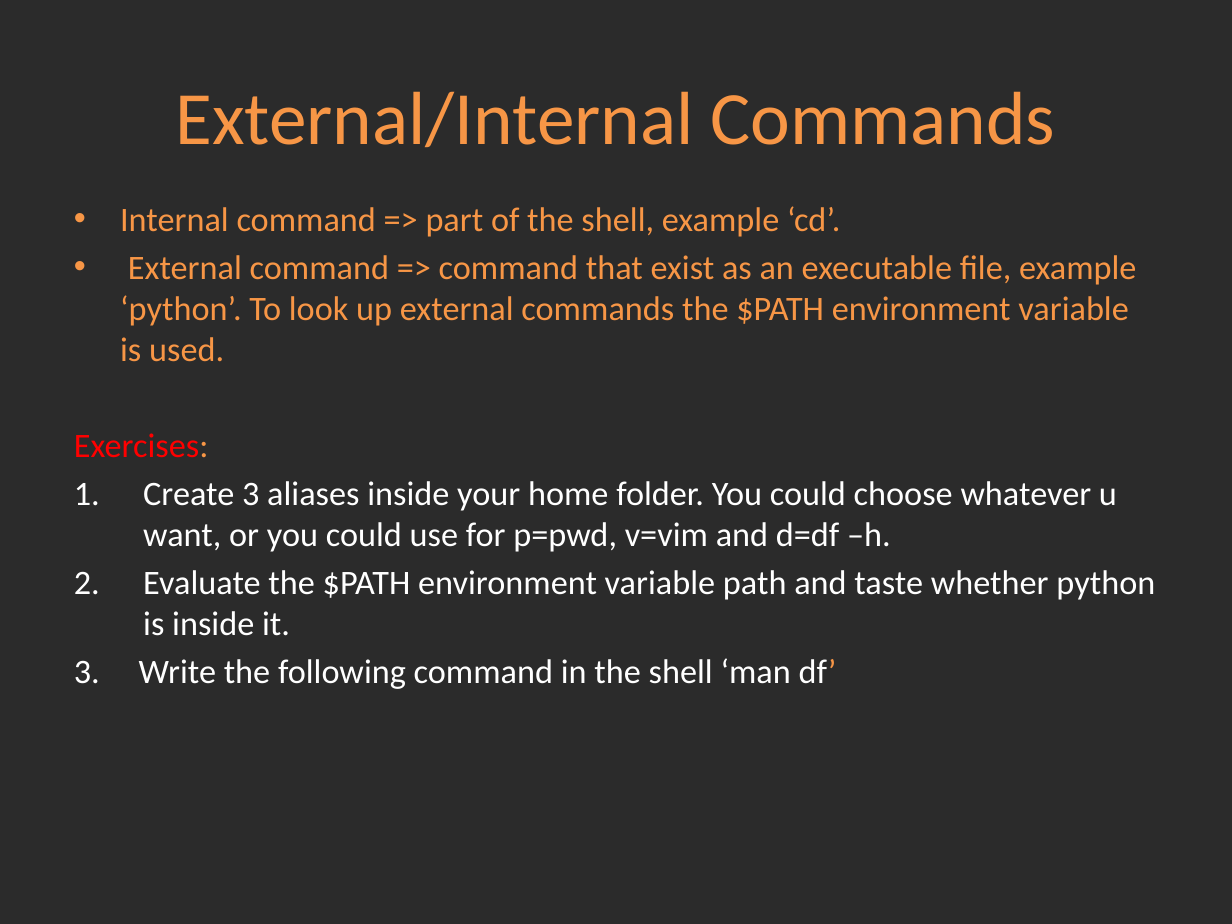
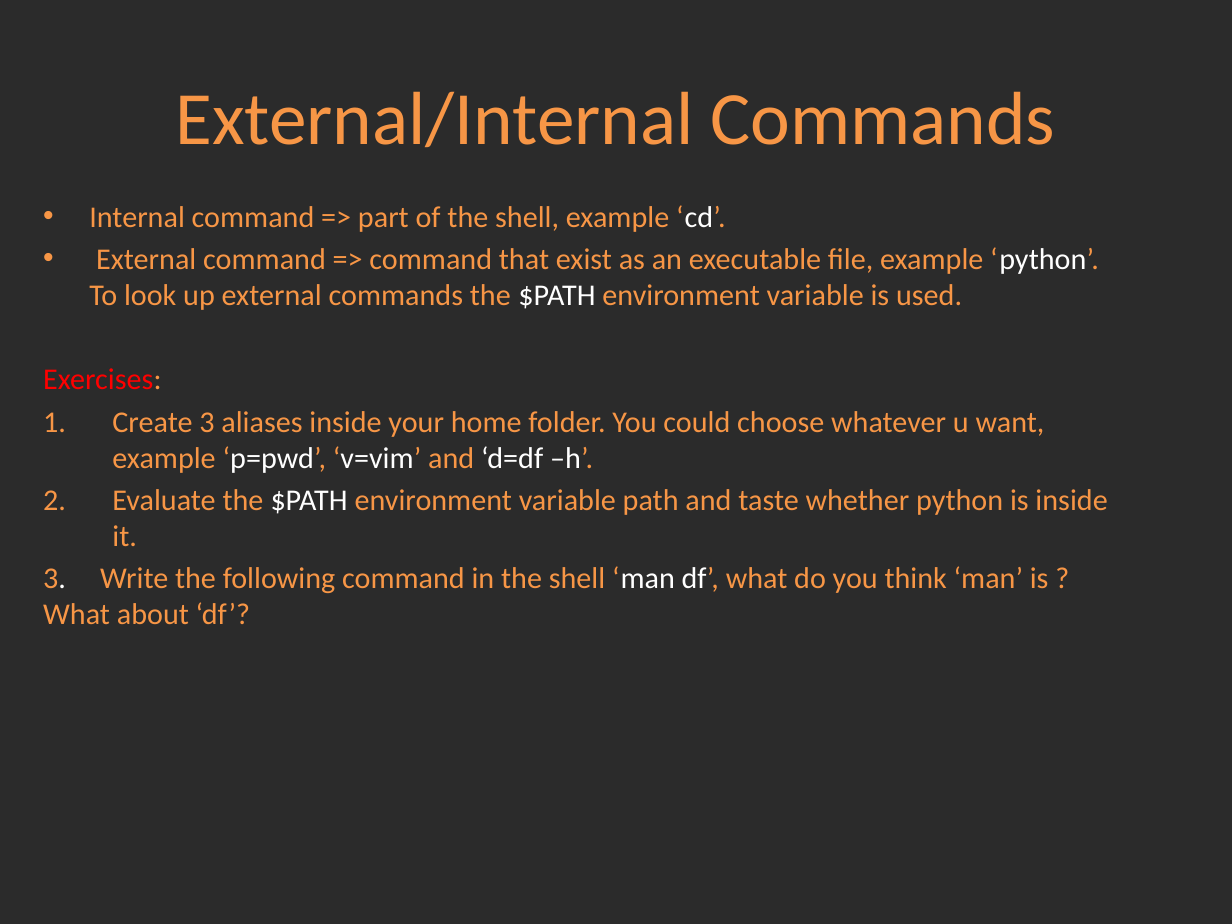
Before and after one commit to Academy-Soft-Intellect/Linux-Course, a slide deck: slide 2 of 2.Using_Essential_Tools/02-UsingEssentialTools.pptx. Drawn at 1232x924 pixels with LibreOffice and Linux fonts; fonts in the diff are those of the drawing; background and template pictures are left out; a plain dark background stands for a picture behind light text. Boxes give left, top, right and bottom in pixels: in the first picture for what was removed or moved away, otherwise in the second. Text is boxed around its words. In the diff, an @@ line names an element or a change of style, - is before the commit and + after.

```diff
--- a/2.Using_Essential_Tools/02-UsingEssentialTools.pptx
+++ b/2.Using_Essential_Tools/02-UsingEssentialTools.pptx
@@ text "Internal command => part of ...": place and size @@
-text "Internal command => part of ..." at (74, 206, 1155, 689)
+text "Internal command => part of ..." at (43, 205, 1107, 624)
@@ text at (43, 205, 1107, 546): size 20 to 17.6 pt in "Internal command => part of the shell, ...", "External command => command that exist as ...", "Exercises:", "Evaluate the $PATH environment variable path and ..."; text colour #F79646 to #FFFFFF in "‘cd’.", "‘python’. $PATH"; text colour #FFFFFF to #F79646 in "Evaluate the environment variable path and taste ..." @@
@@ text at (112, 411, 1045, 473): text changed; size 20 to 17.6 pt; text colour #FFFFFF to #F79646 @@
-1. Create 3 aliases inside your home folder. You could choose whatever u want, or you could use for p=pwd, v=vim and d=df –h.
+1. Create 3 aliases inside your home folder. You could choose whatever u want, example ‘p=pwd’, ‘v=vim’ and ‘d=df –h’.
@@ text at (43, 566, 1049, 624): text changed; size 20 to 17.6 pt; text colour #FFFFFF to #F79646 @@
-3. Write the following command in the shell ‘man df’
+3. Write the following command in the shell ‘man df’, what do you think ‘man’ is ? What about ‘df’?
```
Also in this commit, not shown: 7 other slides changed, 3 other files.
